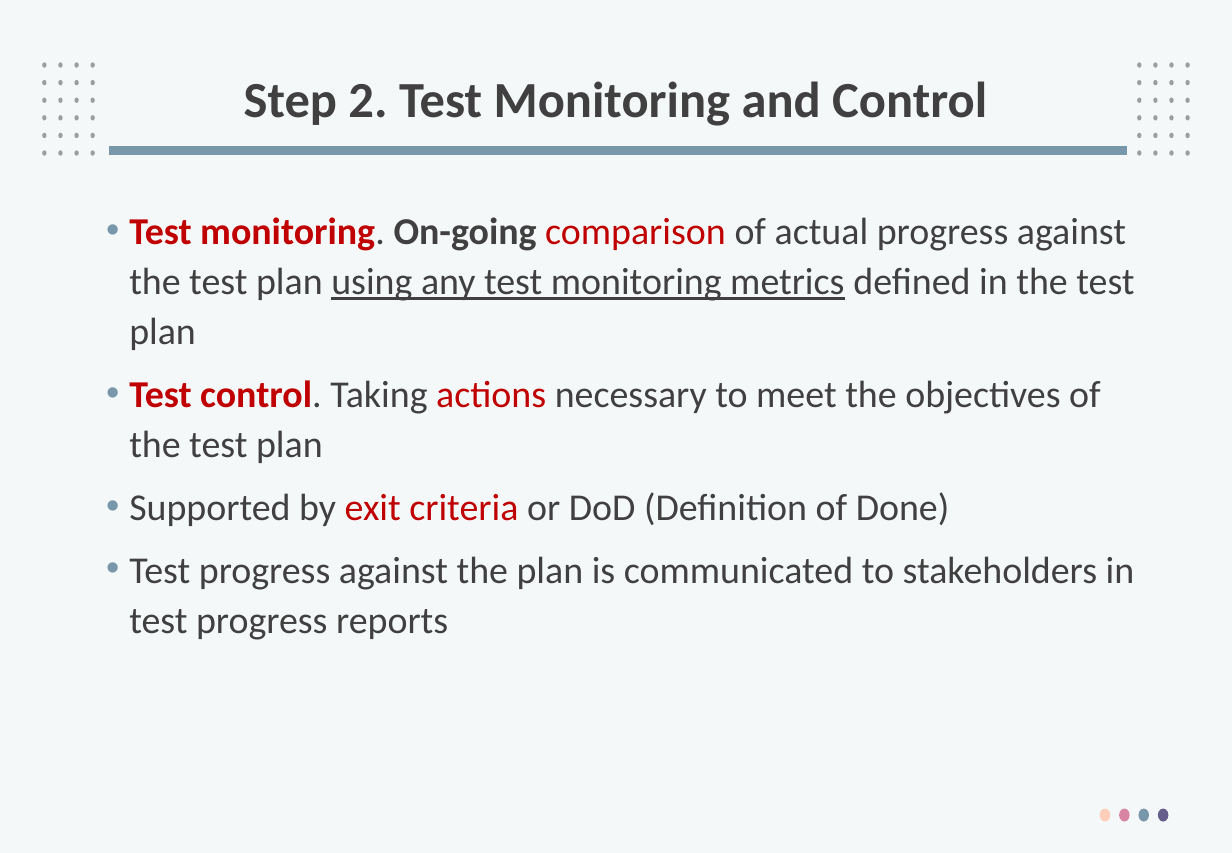
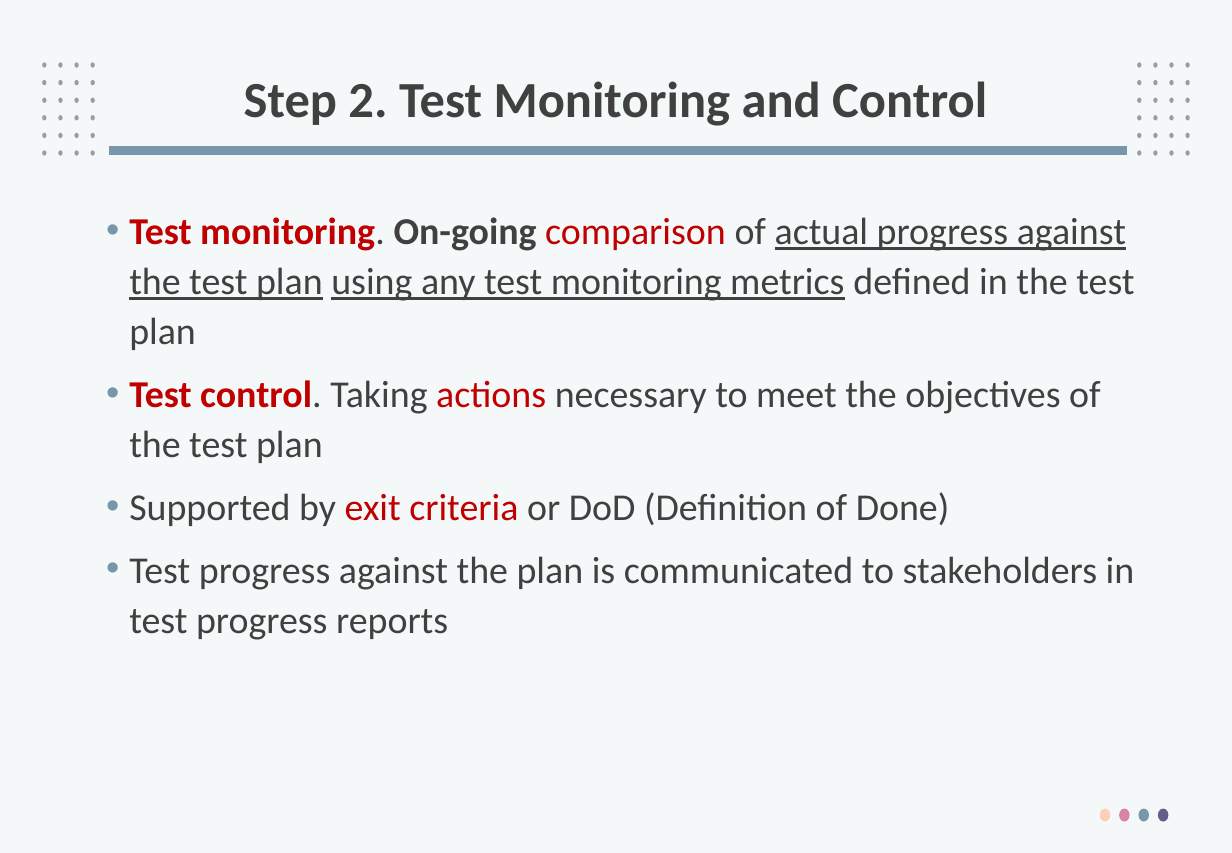
Before and after one commit to PhanManh2003/Specialization, a slide deck: slide 83 of 24_fall/SWT301/Slide 2018/SWT1_tim.pptx. Drawn at 1232x853 pixels with LibreOffice and Linux fonts; fonts in the diff are those of the drawing; background and template pictures are left out. Boxes give left, top, right and bottom in pixels: in the first picture for what was removed or moved away, otherwise in the second. Text is boxed around its words. In the diff, an @@ line names an element or a change of style, - is before the commit and + after.

```diff
--- a/24_fall/SWT301/Slide 2018/SWT1_tim.pptx
+++ b/24_fall/SWT301/Slide 2018/SWT1_tim.pptx
@@ text at (129, 217, 1134, 350): underline on in "actual progress against the test plan" @@
```
Also in this commit, not shown: 24 other slides changed, 7 other files.
